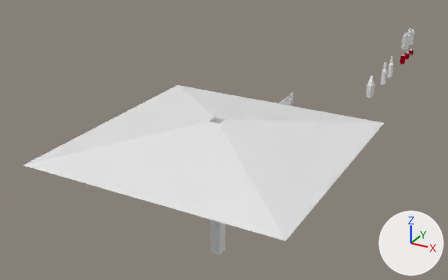
Renders of the Blender file blend/props/toldo bar.blend from each side of a commit.
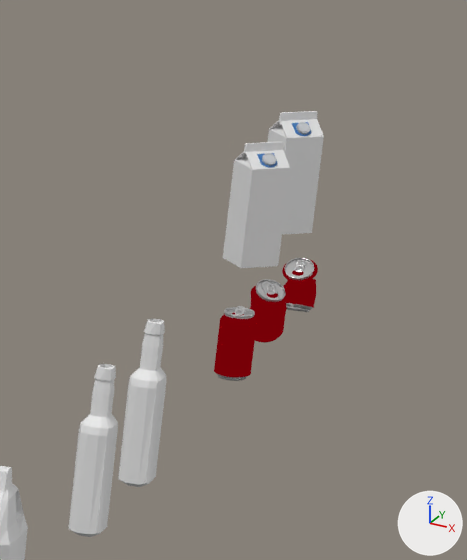
Old and new are each drawn whole from a 50 mm camera at (3.7, -6.55, 5.03) aimed at (-2.0, 3.82, -0.15) and again close up on the part from 83% to 97% of the width and 5% to 32% of the height. Lighting does not change. The marker at lower right points along +X, +Y and +Z.

Objects in the first close-up: 'botella vidrio', 'botella vidrio.001', 'brick de leche', 'brick de leche.001', 'jarra de leche americana', 'lata abollada', 'lata abollada_2', 'lata normal'.
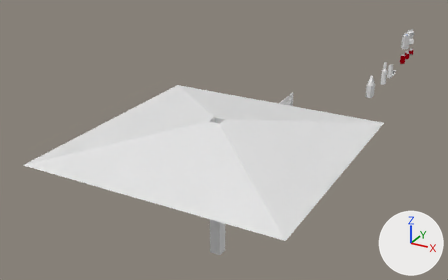
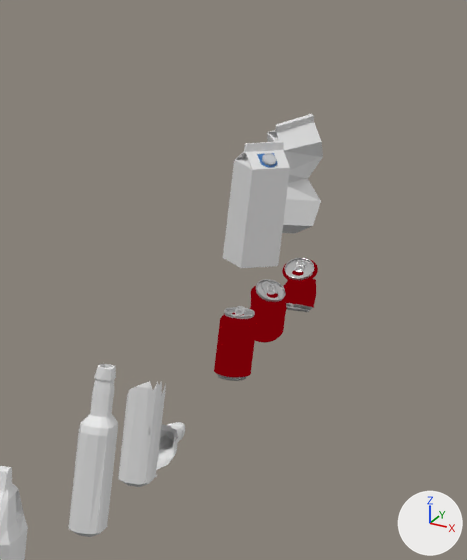
What changed in the scene script:
```text
Change me_cube_009:
    used by ob_brick_de_leche_001; location = (-0.324, 12.589, 0.136); rotation_euler = (0.0, 0.0, 0.695), in degrees (0, 0, 40); scale = (0.0798, 0.0798, 0.0798)
    remove me_cube_009.from_pydata(...)  # 622 vertices, 596 faces; spans x -1.0..1.0, y -1.0..1.0, z -1.0..5.06
    add me_cube_009.from_pydata(...)  # 32 vertices, 31 faces; spans x -1.45..1.27, y -1.32..1.39, z -1.42..5.08
    me_cube_009 part 1: the loose piece of 52 vertices spanning x -1.0..1.0, y -1.0..1.0, z -1.0..5.06 is rebuilt with 32 vertices and now spans x -1.45..1.27, y -1.32..1.39, z -1.42..5.08
    me_cube_009 part 2: the loose piece of 288 vertices spanning x -0.35..0.35, y -0.99..-0.29, z 4.02..4.66 is deleted
    me_cube_009 part 3: the loose piece of 282 vertices spanning x -0.44..0.43, y -0.96..-0.24, z 4.03..4.57 is deleted
    remove me_cube_009.materials.append(mat_tapón)  # light grey #c7cace
    remove me_cube_009.materials.append(mat_plastico_pieza)  # blue #2d70b4
Add me_cube_010_1:
    me_cube_010_1.from_pydata(...)  # 180 vertices, 149 faces; spans x -0.26..1.27, y -0.96..6.99, z -1.09..4.28
Remove ob_botella_vidrio_001:
    ob_botella_vidrio_001 = bpy.data.objects.new('botella vidrio.001', me_cube_010)
    ob_botella_vidrio_001.location = (0.0, 9.002, 0.118)
    ob_botella_vidrio_001.scale = (0.0722, 0.0722, 0.0722)
Add ob_botella_vidrio___rota:
    ob_botella_vidrio___rota = bpy.data.objects.new('botella vidrio - rota', me_cube_010_1)
    ob_botella_vidrio___rota.location = (0.0, 9.002, 0.118)
    ob_botella_vidrio___rota.scale = (0.0722, 0.0722, 0.0722)
```

Location of each change, (x1, y1, x2, y2) in pixels of the close-ups (467 x 560 px):
'botella vidrio.001', deleted: before (118, 319, 166, 487)
'botella vidrio - rota', added: after (118, 381, 185, 487)
'brick de leche.001', reshaped: before (268, 111, 324, 234); after (267, 114, 323, 233)
part 1 of me_cube_009, rebuilt: before (268, 111, 324, 234); after (267, 114, 323, 233)
part 2 of me_cube_009, deleted: before (296, 122, 310, 135)
part 3 of me_cube_009, deleted: before (292, 122, 311, 136)
